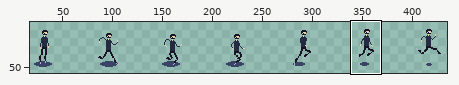
Two states of a sprite sheet, Project/Content/Sprites/Player/player.png. Above: a wide view before the commit, with the close-up outlined.
Close-up. Before:
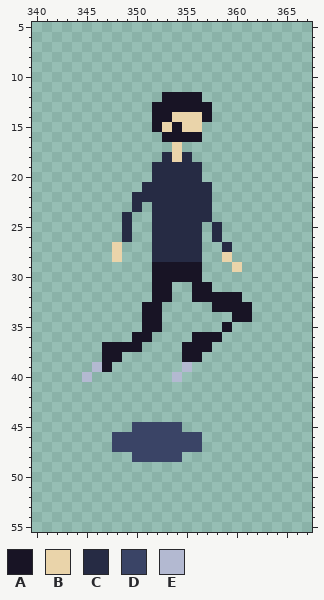
The file is 448x64 pixels. Shown: x 340..367, y 5..55. The wide view leaves out empty margins. The commit also changed other parts of the picture, which this record leaves out.
Palette (. is transparent): A #181425  B #ead4aa  C #262b44  D #3a4466  E #b3b9d1
Pixels before, first column x 345:
12 ........AAAA.....
13 .......AAAAAA....
14 .......AABBBA....
15 .......ABABB.....
16 ........AAAA.....
17 .........B.......
18 ........CBC......
19 .......CCCCC.....
20 .......CCCCC.....
21 ......CCCCCCC....
22 .....CCCCCCCC....
23 .....C.CCCCCC....
24 ....C..CCCCCC....
25 ....C..CCCCC.C...
26 ....C..CCCCC.C...
27 ...B...CCCCC..C..
28 ...B...CCCCC..B..
29 .......AAAAA...B.
30 .......AAAAA.....
31 .......AA..AA....
32 .......AA..AAAAA.
33 ......AA.....AAAA
34 ......AA.......AA
35 ......AA......A..
36 .....AA....AAA...
37 ..AAAA....AAA....
38 ..AA......AA.....
39 .EA.......E......
40 E........E.......
41 .................
42 .................
43 .................
44 .................
45 .....DDDDD.......
46 ...DDDDDDDDD.....
47 ...DDDDDDDDD.....
48 .....DDDDD.......
Now the later version:
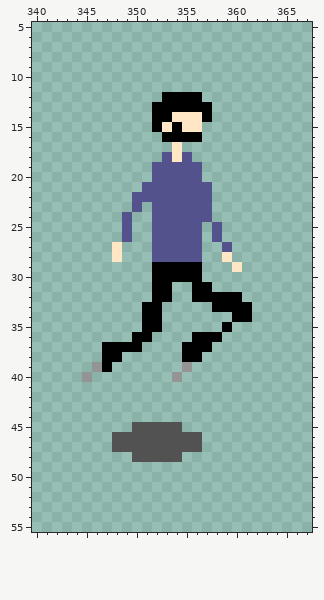
Edits made:
colour A: #181425 -> #000000
colour B: #ead4aa -> #ffe7c5
colour C: #262b44 -> #53528c
colour D: #3a4466 -> #525252
colour E: #b3b9d1 -> #949494
Where, in picture pixels (left, top, right, bottom), the same in both close-ups:
changed: (82, 92, 252, 382)
changed: (112, 422, 202, 462)
